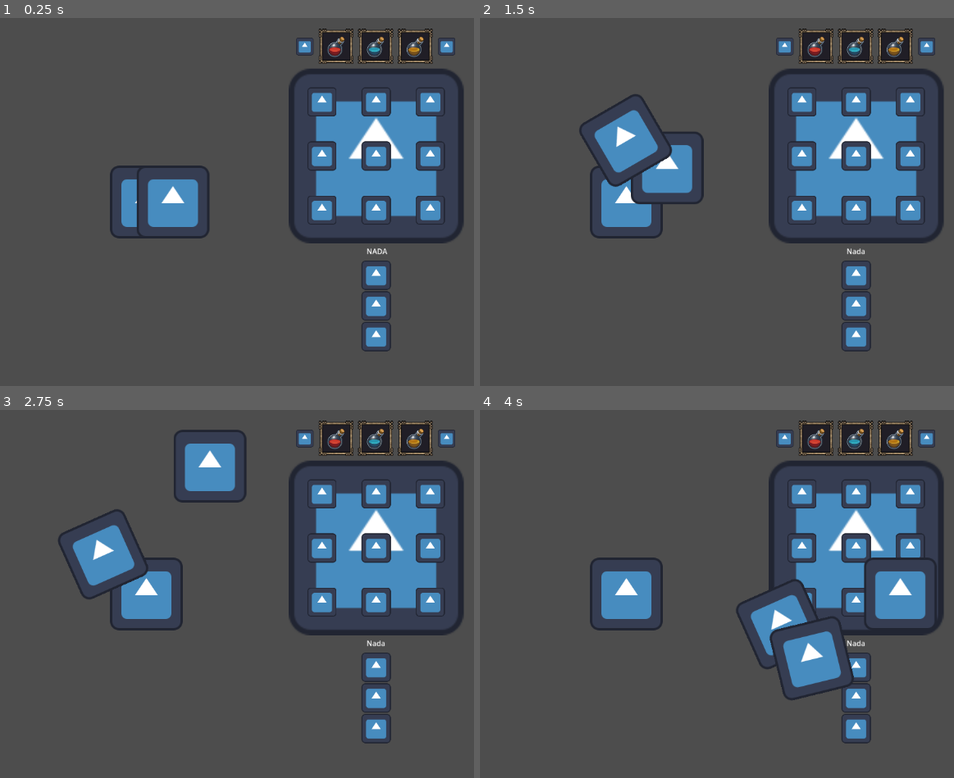
Above: before the commit, frames 1-4 (two rows, left to right).
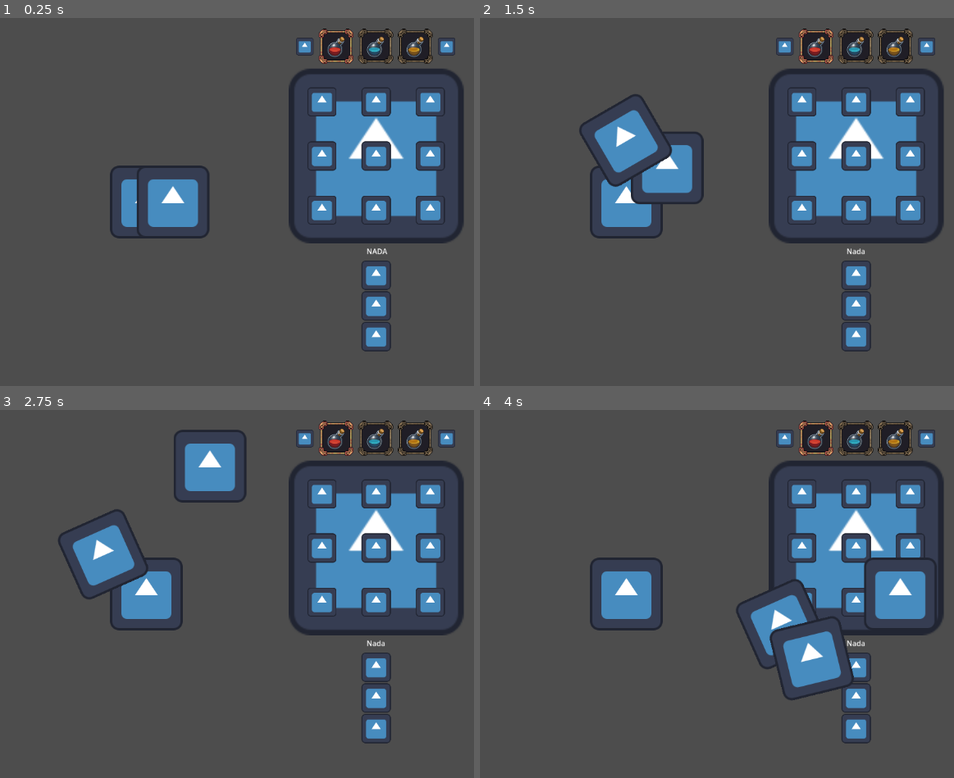
Above: after the commit, the same moments.

Repository: Irozuku/A-Painters-Nightmare-bitCrawlerStudios
Game: Godot game, scene res://scenes/main.tscn
Two runs of this game, one before a commit and one after it. Both use one fixed random seed, a clock stepped at 60 frames per second and the inputs below. The engine's default icon, where the game draws it, is replaced by a stand-in: a white triangle on a blue panel in a dark square.
Inputs (mouse positions are in pixels of both pictures, inside the frame that each line leads up to):
- Up to frame 1 (0.25 s): no input
- Up to frame 2 (1.5 s): move the mouse to (802, 102) at 0.52 s; press the mouse at (802, 102) at 0.53 s; hold D (right) 0.53-1.28 s; move the mouse to (854, 102) at 1.27 s; release the mouse at (854, 102) at 1.28 s; hold S (down) from 1.28 s (still down); click (854, 102) at 1.35 s
- Up to frame 3 (2.75 s): move the mouse to (431, 494) at 2.02 s; release S (down) at 2.03 s; press the mouse at (431, 494) at 2.03 s; hold D (right) from 2.03 s (still down)
- Up to frame 4 (4 s): move the mouse to (802, 549) at 2.77 s; release D (right) at 2.78 s; release the mouse at (802, 549) at 2.78 s; hold W (up) 2.78-3.53 s; click (802, 549) at 2.85 s; move the mouse to (854, 549) at 3.52 s; press the mouse at (854, 549) at 3.53 s; hold A (left) from 3.53 s (still down)

The runs differ from the first frame. In frame 1, 0.5% of the frame differs, in the area x 67-92%, y 2-13%; in frame 2, 0.5%; in frame 3, 0.5%; in frame 4, 0.5%.

Commit message:
Added onready cahnge to paint bar

Diff:
--- a/scenes/box_border.tscn
+++ b/scenes/box_border.tscn
@@ -6,3 +6,4 @@
 texture = ExtResource("1_c2ho2")
 hframes = 10
 vframes = 8
+frame = 2
--- /dev/null
+++ b/scenes/paint_bar.gd
@@ -0,0 +1,16 @@
+extends Area2D
+
+@onready var RedBorder = $RedPaint/RedBorder
+@onready var BlueBorder = $BluePaint/BlueBorder
+@onready var YellowBorder = $YellowPaint/YellowBorder
+
+@onready var active = load("res://assets/border_sprite/border_on.png")
+
+# Called when the node enters the scene tree for the first time.
+func _ready():
+	RedBorder.texture = active
+
+
+# Called every frame. 'delta' is the elapsed time since the previous frame.
+func _process(delta):
+	pass
--- a/scenes/paint_bar.tscn
+++ b/scenes/paint_bar.tscn
@@ -1,5 +1,6 @@
-[gd_scene load_steps=6 format=3 uid="uid://chyt1wxxoph5v"]
+[gd_scene load_steps=7 format=3 uid="uid://chyt1wxxoph5v"]
 
+[ext_resource type="Script" path="res://scenes/paint_bar.gd" id="1_djux7"]
 [ext_resource type="Texture2D" uid="uid://drp4ge6v2l5uv" path="res://icon.svg" id="1_g6ipr"]
 [ext_resource type="Texture2D" uid="uid://ii1cp2n7ijdt" path="res://assets/paint_sprite/PotionRed.png" id="2_2cj68"]
 [ext_resource type="PackedScene" uid="uid://bnqo2wl5b7ayh" path="res://scenes/box_border.tscn" id="2_8cegg"]
@@ -7,6 +8,7 @@
 [ext_resource type="Texture2D" uid="uid://bdv67lynhbgex" path="res://assets/paint_sprite/PotionYellow.png" id="4_4hgsx"]
 
 [node name="PaintBar" type="Area2D"]
+script = ExtResource("1_djux7")
 
 [node name="ArrowQ" type="Area2D" parent="."]
 position = Vector2(-260, 0)
@@ -18,7 +20,7 @@
 [node name="RedPaint" type="Area2D" parent="."]
 position = Vector2(-145, 0)
 
-[node name="Border" parent="RedPaint" instance=ExtResource("2_8cegg")]
+[node name="RedBorder" parent="RedPaint" instance=ExtResource("2_8cegg")]
 scale = Vector2(2, 2)
 
 [node name="RedSprite" type="Sprite2D" parent="RedPaint"]
@@ -26,7 +28,7 @@
 
 [node name="BluePaint" type="Area2D" parent="."]
 
-[node name="Border" parent="BluePaint" instance=ExtResource("2_8cegg")]
+[node name="BlueBorder" parent="BluePaint" instance=ExtResource("2_8cegg")]
 scale = Vector2(2, 2)
 
 [node name="BlueSprite" type="Sprite2D" parent="BluePaint"]
@@ -35,7 +37,7 @@
 [node name="YellowPaint" type="Area2D" parent="."]
 position = Vector2(145, 0)
 
-[node name="Border" parent="YellowPaint" instance=ExtResource("2_8cegg")]
+[node name="YellowBorder" parent="YellowPaint" instance=ExtResource("2_8cegg")]
 scale = Vector2(2, 2)
 
 [node name="YellowSprite" type="Sprite2D" parent="YellowPaint"]
